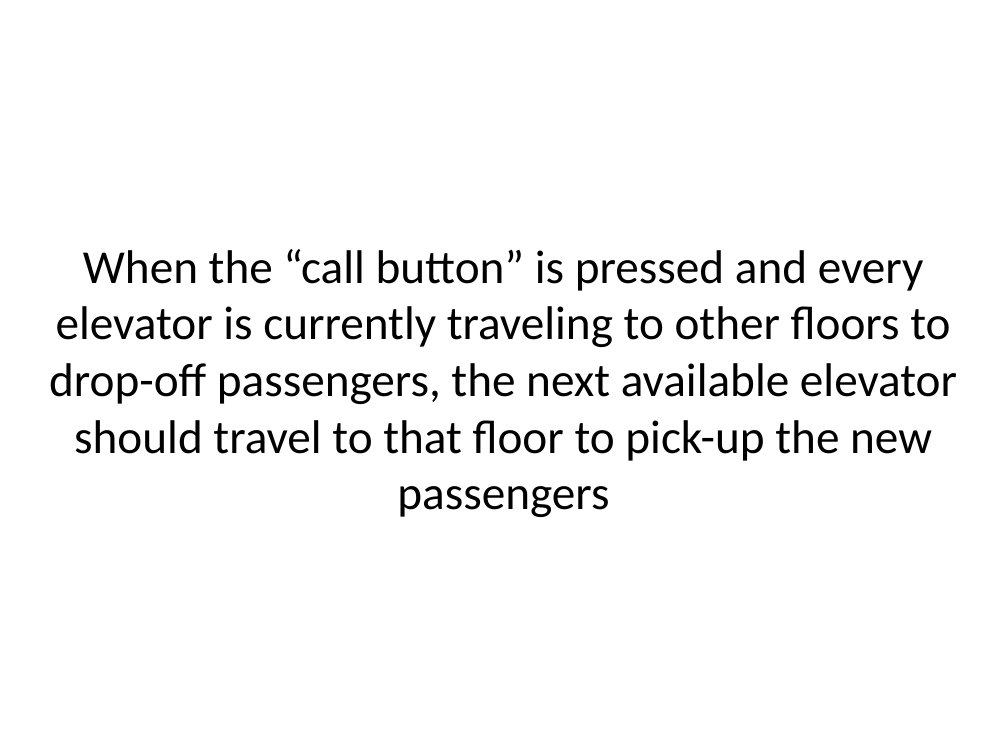
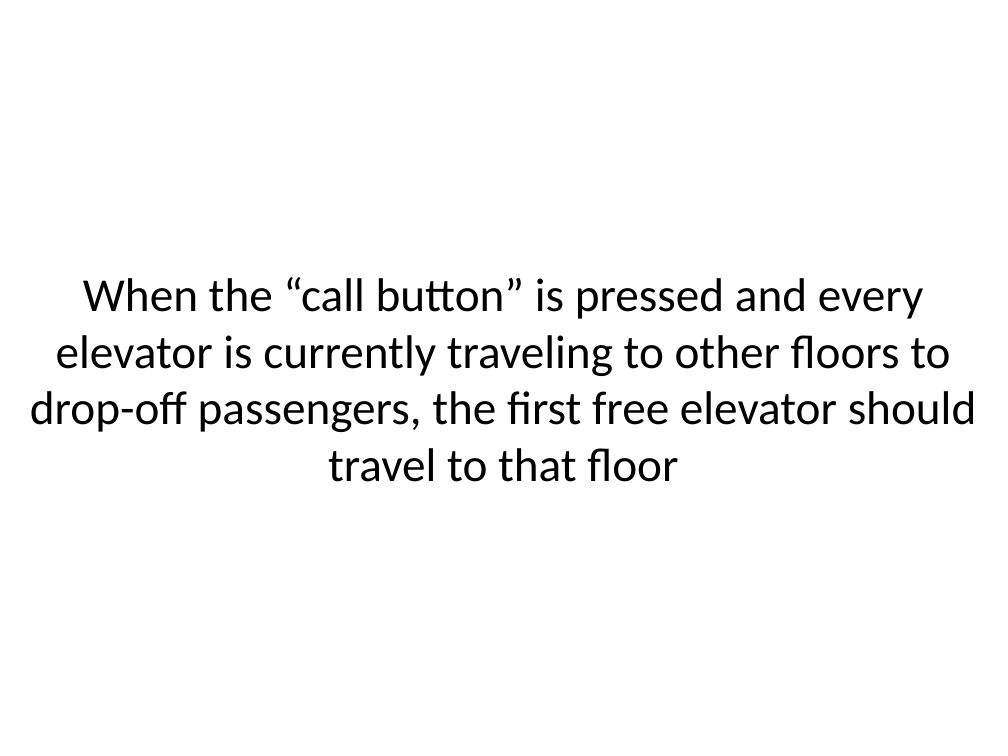
Before and after one commit to sl4mmy/presentations, a slide deck: slide 71 of tao-of-test-driven-development/tao-of-test-driven-development.ppt (slide 62 before the commit). Drawn at 1008x756 pixels with LibreOffice and Linux fonts; fonts in the diff are those of the drawing. Boxes give left, top, right and bottom in pixels: in the first picture for what was removed or moved away, otherwise in the second. Text is boxed around its words. In the diff, an @@ line names an element or a change of style, - is before the commit and + after.

```diff
--- a/tao-of-test-driven-development/tao-of-test-driven-development.ppt
+++ b/tao-of-test-driven-development/tao-of-test-driven-development.ppt
@@ text at (30, 277, 977, 482): text changed @@
-When the “call button” is pressed and every elevator is currently traveling to other floors to drop-off passengers, the next available elevator should travel to that floor to pick-up the new passengers
+When the “call button” is pressed and every elevator is currently traveling to other floors to drop-off passengers, the first free elevator should travel to that floor
```
Also in this commit, not shown: 7 other slides changed, 9 slides added, 4 other files.
